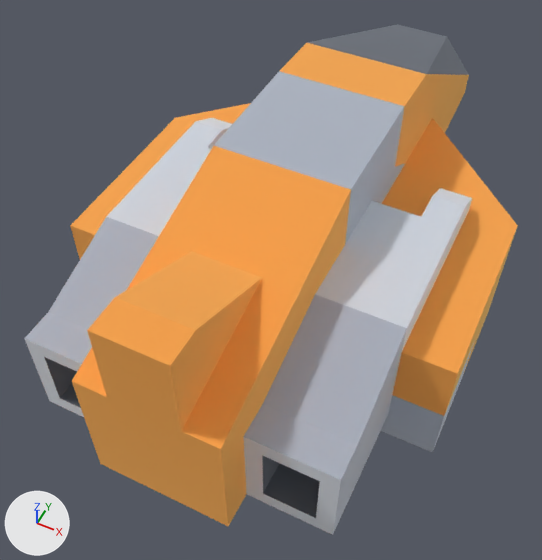
The glTF model island-race/import/kenney-space-kit/craft_racer.glb as it was, and as the next commit left it.
Before and after are seen from a camera (50 mm lens) standing at (2.67, -3.2, 1.97) and looking at (1.95, -1.77, 0.18). The axes (+X, +Y, +Z) are drawn at lower left. The lights are the same throughout. The picture after the commit comes second. Where no turn or scale is listed for an object, it has been applied to the vertices. Vertices at exactly the same position are counted once.

Names of what the first picture shows: 'craft_racer'.
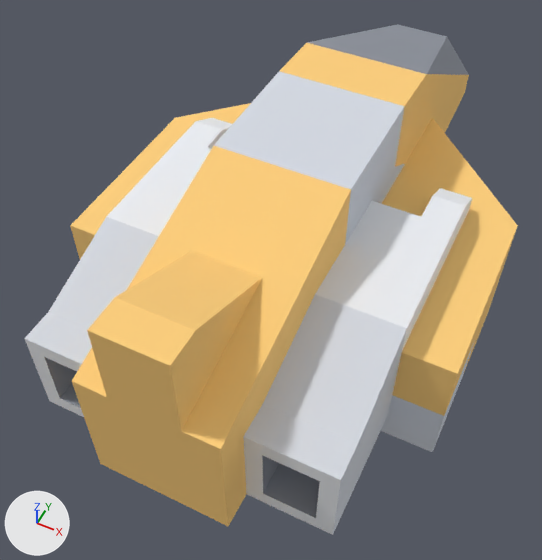
Boxes [x1, y1, x2, y2] around the edits, measured in the pictures (542 x 560 px):
'craft_racer', recoloured, surface changed
    both: [24, 24, 518, 535]
part 1 of me_mesh_craft_racer, recoloured
    both: [25, 118, 472, 535]
part 2 of me_mesh_craft_racer, recoloured (light grey to white)
    both: [24, 71, 475, 533]
part 3 of me_mesh_craft_racer, recoloured
    both: [44, 24, 469, 518]
part 4 of me_mesh_craft_racer, recoloured
    both: [70, 43, 518, 526]
part 5 of me_mesh_craft_racer, surface changed
    both: [24, 24, 518, 535]

Edits to the bpy script that builds the scene:
```text
Add img_image_0:
    img_image_0 = load_image('Image_0', '_unpacked/Image_0', 16, 16, 'sRGB')
Add mat_palette:
    mat_palette = principled_material('palette')
    mat_palette.texture = img_image_0
    mat_palette.roughness = 1.0
Change me_mesh_craft_racer:
    where me_mesh_craft_racer.from_pydata(...)  # 142 vertices, 280 faces; spans x -0.6..0.6, y -1.01..1.01, z 0.0..0.75
    used by ob_craft_racer; location = (2.0, -1.5, 0.0)
    me_mesh_craft_racer part 1: all 50 faces that had it switch from mat_metal (white #edf0f5) to mat_palette (picture img_image_0)
    me_mesh_craft_racer part 2: all 70 faces that had it switch from mat_metaldark (light grey #d6dbe4) to mat_palette (picture img_image_0)
    me_mesh_craft_racer part 3: all 38 faces that had it switch from mat_dark (grey #8f949e) to mat_palette (picture img_image_0)
    me_mesh_craft_racer part 4: all 122 faces that had it switch from mat_metalred (orange #ffd07c) to mat_palette (picture img_image_0)
    me_mesh_craft_racer part 5: texture (UV) coordinates of 280 of 280 faces, centred in x -0.6..0.6, y -1.01..1.01, z 0.0..0.75, changed; they spanned u -39.88..39.88, v -39.88..44.91 and now span u 0.25..0.75, v 0.25..0.75
Remove ob_tmpparent:
    ob_tmpparent = bpy.data.objects.new('tmpParent', None)
    ob_tmpparent.location = (0.0, 0.0, 0.0)
```
